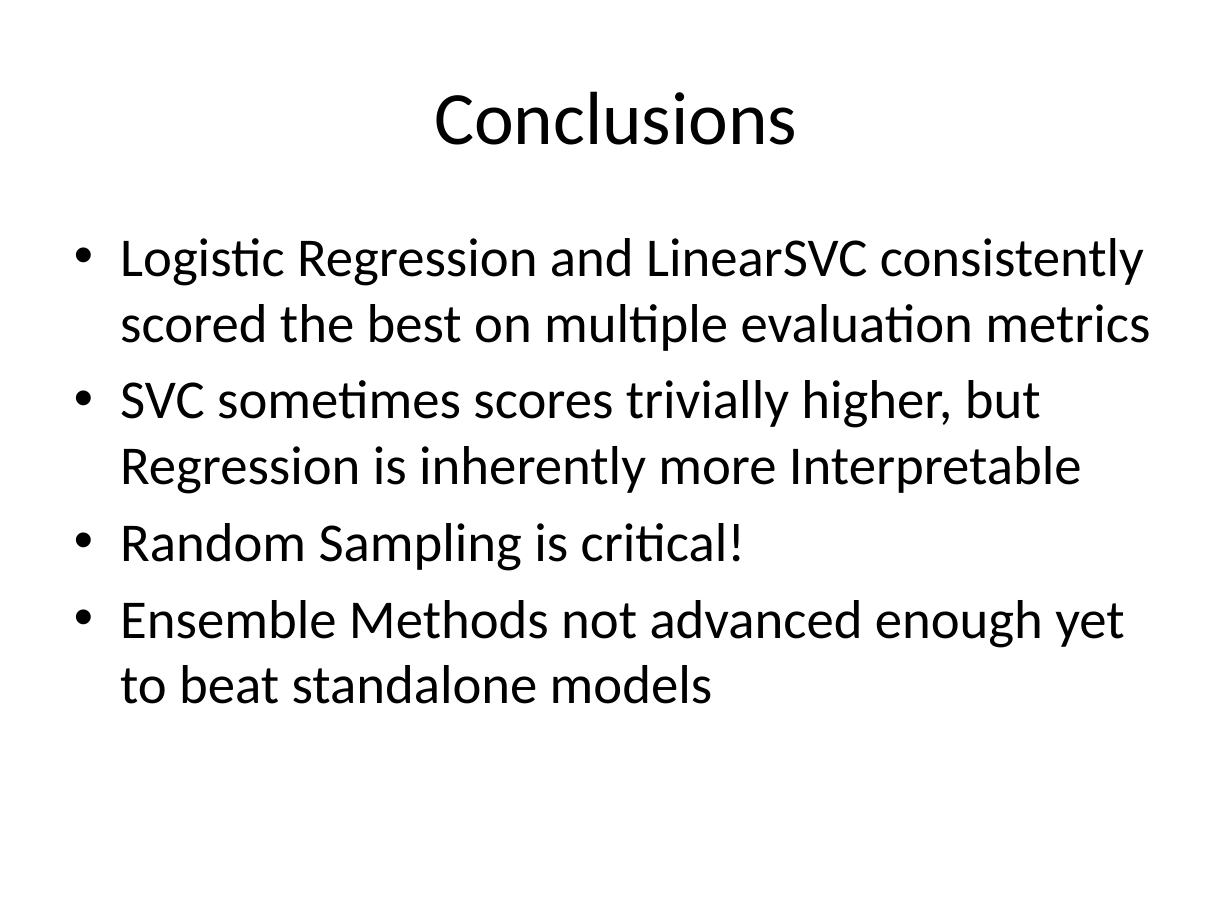
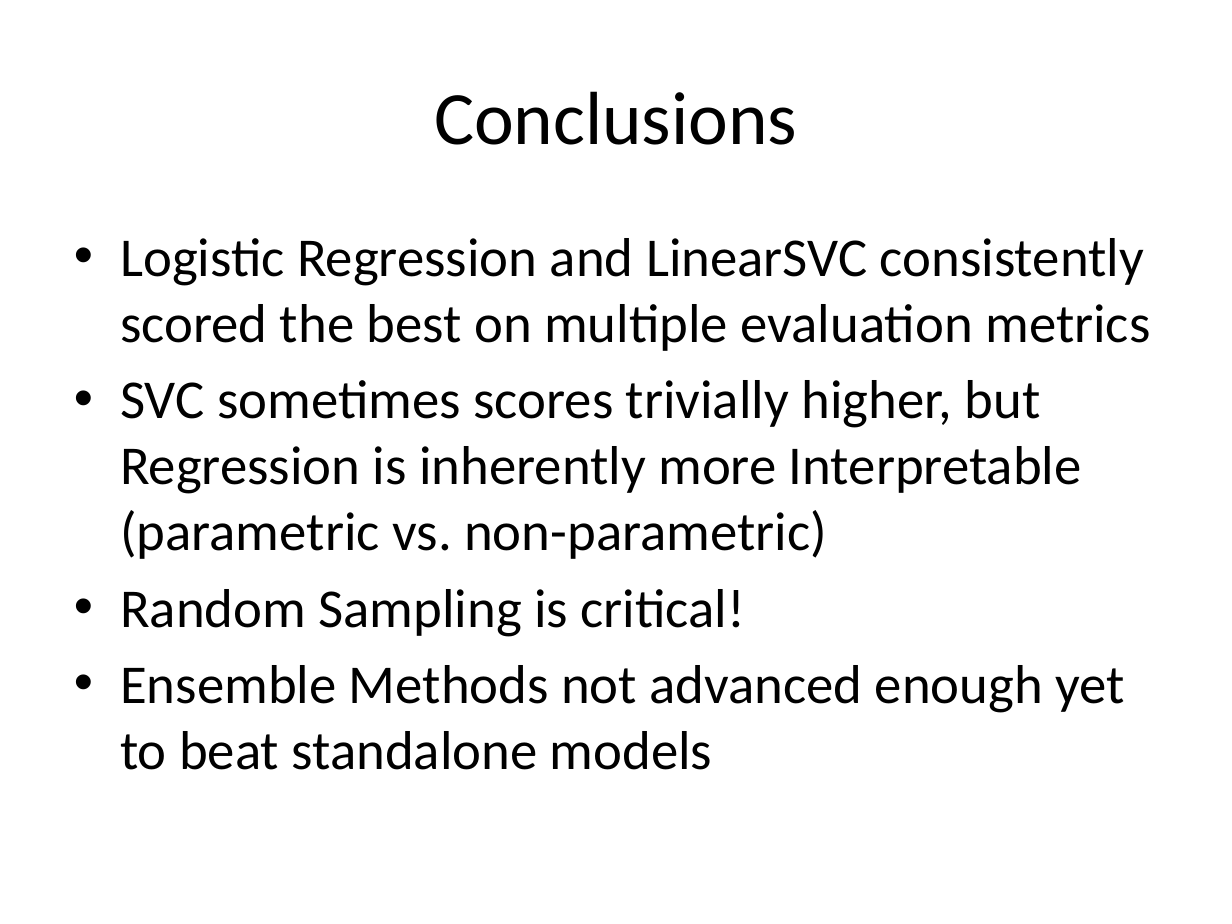
Before and after one commit to 3dspace/language-processing-lifecycle-fall2019, a slide deck: slide 20 of pgray-SentimentAnalysis-csml1010.pptx. Drawn at 1232x924 pixels with LibreOffice and Linux fonts; fonts in the diff are those of the drawing. Boxes give left, top, right and bottom in pixels: in the first picture for what was removed or moved away, otherwise in the second. Text is boxed around its words. In the diff, an @@ line names an element or a change of style, - is before the commit and + after.

```diff
--- a/pgray-SentimentAnalysis-csml1010.pptx
+++ b/pgray-SentimentAnalysis-csml1010.pptx
@@ text at (120, 380, 1082, 559): text changed @@
-• SVC sometimes scores trivially higher, but Regression is inherently more Interpretable
+• SVC sometimes scores trivially higher, but Regression is inherently more Interpretable (parametric vs. non-parametric)
```
Also in this commit, not shown: 2 slides added, 1 other file.
